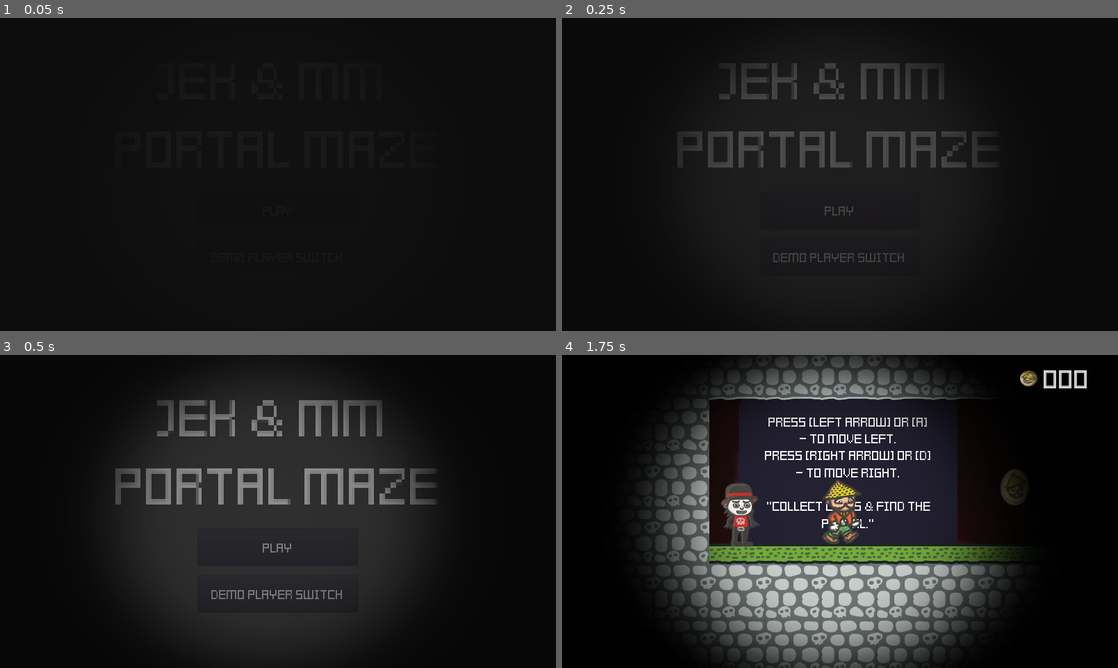
Above: before the commit, frames 1-4 (two rows, left to right).
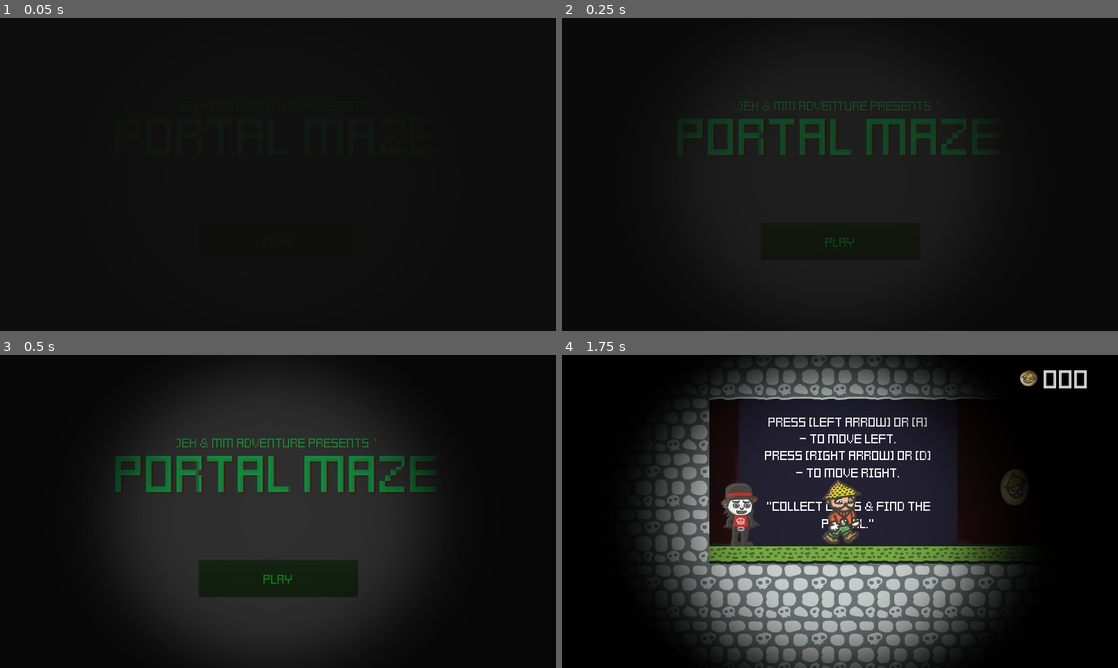
Above: after the commit, the same moments.

Repository: jickingx/JekAndModernongMonghe
Game: Godot game, scene res://src/Screens/Start.tscn
The game is run twice, just before and just after one commit, with the same random seed, the same clock (stepped at 60 frames per second) and the same inputs.
Inputs:
- Up to frame 1 (0.05 s): no input
- Up to frame 2 (0.25 s): no input
- Up to frame 3 (0.5 s): no input
- Up to frame 4 (1.75 s): click "Play" at 0.5 s; tap Enter (ui_accept) at 1.25, 1.52 s; hold Right (ui_right) from 1.28 s (still down)

The runs differ from the first frame. In frame 2, 6.1% of the frame differs, in the area x 20-78%, y 14-78%; in frame 3, 9.6%, in the area x 20-79%, y 14-78%; in frame 4, nothing differs.

Commit message:
-added button sprite

Diff:
--- a/src/Screens/Start.tscn
+++ b/src/Screens/Start.tscn
@@ -8,32 +8,62 @@
 
 [node name="CanvasLayer" type="CanvasLayer" parent="."]
 
+[node name="Credits" type="Label" parent="CanvasLayer"]
+margin_left = 395.171
+margin_top = 55.2635
+margin_right = 878.171
+margin_bottom = 387.263
+size_flags_stretch_ratio = 0.0
+custom_fonts/font = ExtResource( 2 )
+custom_colors/font_color = Color( 0.0431373, 1, 0.396078, 1 )
+custom_colors/font_outline_modulate = Color( 0.262745, 0.160784, 0.160784, 1 )
+custom_colors/font_color_shadow = Color( 0.486275, 0.137255, 0.137255, 1 )
+custom_constants/line_spacing = 3
+custom_constants/shadow_offset_y = 1
+custom_constants/shadow_as_outline = 1
+text = "Jek & MM Adventure Presents`
+"
+align = 1
+valign = 1
+autowrap = true
+__meta__ = {
+"_edit_use_anchors_": false
+}
+
 [node name="Game Title" type="Label" parent="CanvasLayer"]
 anchor_left = 0.5
 anchor_right = 0.5
-margin_left = -659.493
-margin_top = 66.154
-margin_right = -329.493
-margin_bottom = 141.154
+margin_left = -658.079
+margin_top = 193.433
+margin_right = -328.079
+margin_bottom = 268.433
 rect_scale = Vector2( 4, 4 )
 custom_fonts/font = ExtResource( 2 )
-text = "JEK & MM
-PORTAL MAZE"
+custom_colors/font_color = Color( 0.0431373, 1, 0.396078, 1 )
+custom_colors/font_outline_modulate = Color( 0.262745, 0.160784, 0.160784, 1 )
+custom_colors/font_color_shadow = Color( 0.486275, 0.137255, 0.137255, 1 )
+text = "PORTAL MAZE"
 align = 1
 __meta__ = {
 "_edit_use_anchors_": false
 }
 
 [node name="Start" type="Button" parent="CanvasLayer"]
+modulate = Color( 0.407843, 0.933333, 0.270588, 1 )
+self_modulate = Color( 0.909804, 0.909804, 0.909804, 1 )
 anchor_left = 0.5
 anchor_top = 0.5
 anchor_right = 0.5
 anchor_bottom = 0.5
-margin_left = -183.0
-margin_top = 41.0
-margin_right = 183.0
-margin_bottom = 125.0
+margin_left = -181.586
+margin_top = 111.711
+margin_right = 184.414
+margin_bottom = 195.711
 custom_fonts/font = ExtResource( 2 )
+custom_colors/font_color_disabled = Color( 0.0431373, 1, 0.396078, 1 )
+custom_colors/font_color = Color( 0.0431373, 1, 0.396078, 1 )
+custom_colors/font_color_hover = Color( 0.447059, 0.878431, 0.0862745, 1 )
+custom_colors/font_color_pressed = Color( 0.223529, 0.639216, 0.52549, 1 )
 text = "Play"
 script = ExtResource( 1 )
 __meta__ = {
@@ -42,6 +72,7 @@
 next_scene = "res://src/Levels/World1-0.tscn"
 
 [node name="Demo Player Switch" type="Button" parent="CanvasLayer"]
+visible = false
 anchor_left = 0.5
 anchor_top = 0.5
 anchor_right = 0.5
@@ -58,6 +89,11 @@
 }
 next_scene = "res://src/Levels/DemoLevel00.tscn"
 
+[node name="CanvasModulate" type="CanvasModulate" parent="CanvasLayer"]
+visible = false
+modulate = Color( 0.952941, 0.247059, 0.247059, 1 )
+color = Color( 0.6, 0.631373, 0.835294, 1 )
+
 [node name="OverlayCamera" parent="." instance=ExtResource( 3 )]
 [connection signal="button_up" from="CanvasLayer/Start" to="CanvasLayer/Start" method="_on_Button_button_up"]
 [connection signal="button_up" from="CanvasLayer/Demo Player Switch" to="CanvasLayer/Demo Player Switch" method="_on_Button_button_up"]
Binary file added: assets/Sprites/Buttons/jump.png
Not shown, added: assets/Sprites/Buttons/jump.png.import
Binary file added: assets/Sprites/Buttons/left.png
Not shown, added: assets/Sprites/Buttons/left.png.import
Binary file added: assets/Sprites/Buttons/right.png
Not shown, added: assets/Sprites/Buttons/right.png.import
Binary file added: assets/Sprites/Buttons/white_jump.png
Not shown, added: assets/Sprites/Buttons/white_jump.png.import
Binary file added: assets/Sprites/Buttons/white_left.png
Not shown, added: assets/Sprites/Buttons/white_left.png.import
Binary file added: assets/Sprites/Buttons/white_right.png
Not shown, added: assets/Sprites/Buttons/white_right.png.import
